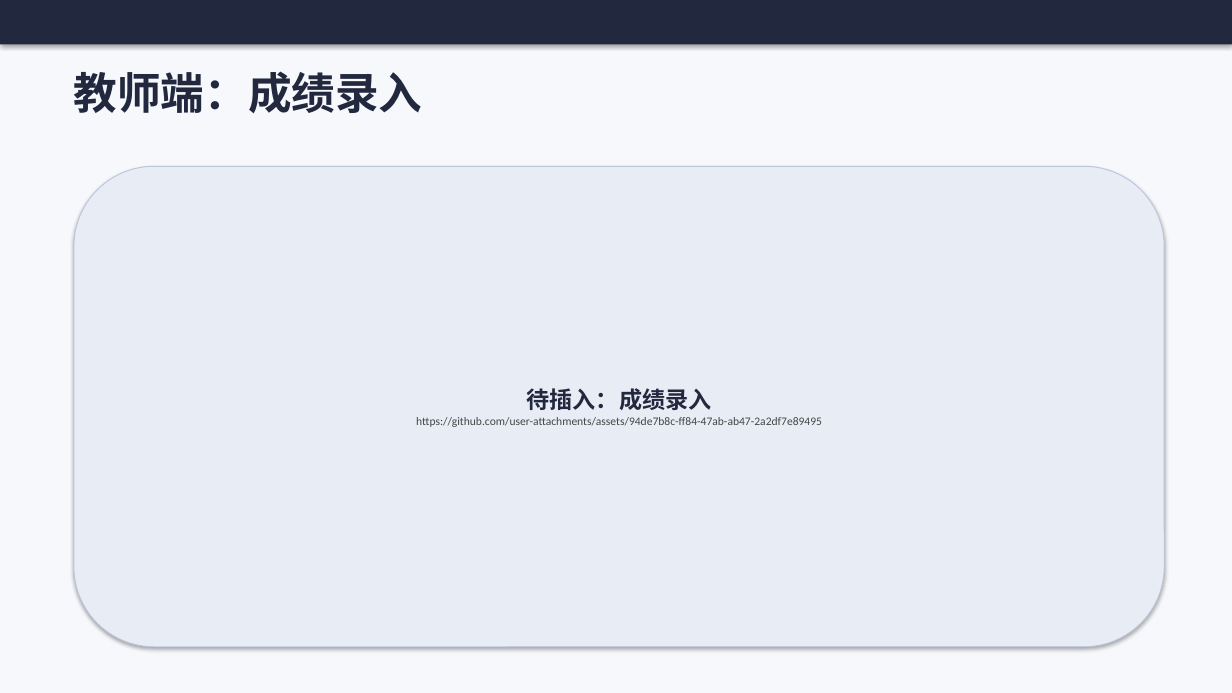
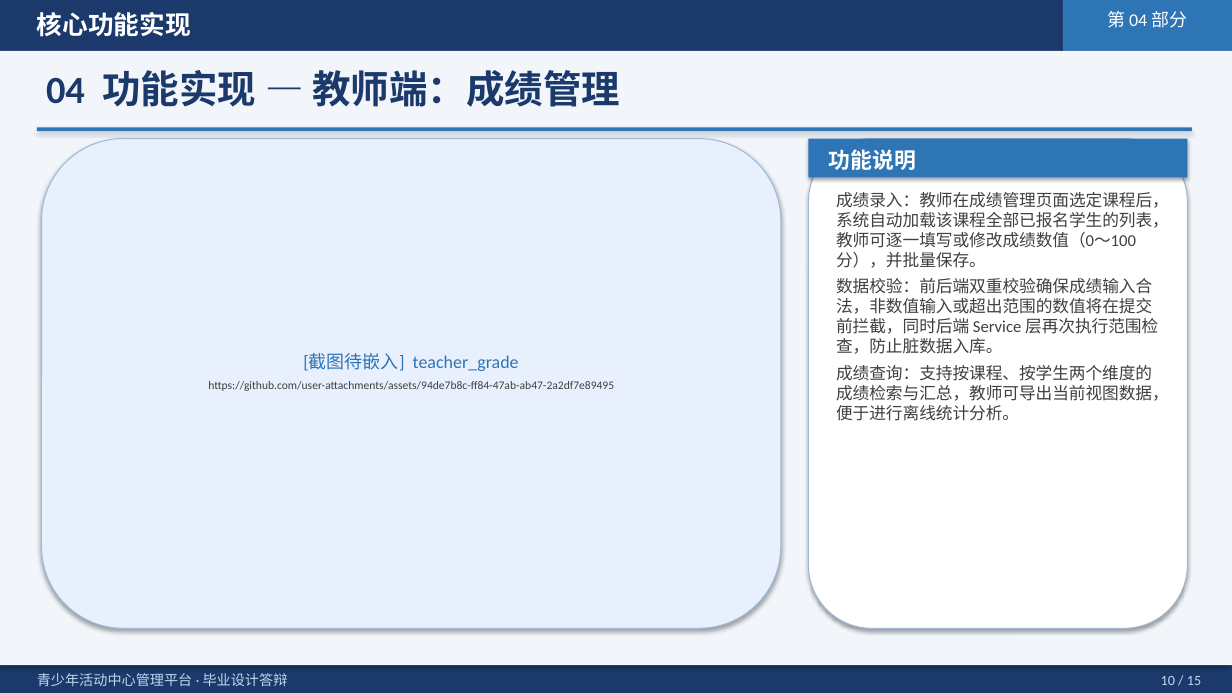
Before and after one commit to cxkqq/Student_Exam, a slide deck: slide 10 of defense_ppt.pptx. Drawn at 1232x693 pixels with LibreOffice and Linux fonts; fonts in the diff are those of the drawing. Boxes give left, top, right and bottom in pixels: in the first picture for what was removed or moved away, otherwise in the second. Text is boxed around its words. In the diff, an @@ line names an element or a change of style, - is before the commit and + after.

```diff
--- a/defense_ppt.pptx
+++ b/defense_ppt.pptx
@@ rectangle: place and size @@
-rectangle at [0, 0, 1232, 44]
+rectangle at [0, 0, 1232, 51]
@@ rectangle at [0, 0, 1232, 51]: fill #22293F to #1B3A6B @@
@@ text added at [37, 12, 191, 37], 20 pt, text #FFFFFF, bold @@
+核心功能实现
@@ rectangle added at [1063, 0, 1232, 51], fill #2E75B6 @@
@@ text added at [1107, 11, 1187, 28], 14 pt, text #FFFFFF @@
+第 04 部分
@@ rectangle: place and size @@
-rectangle at [0, 0, 1232, 693]
+rectangle at [0, 51, 1232, 665]
@@ rectangle at [0, 51, 1232, 665]: fill #F6F8FC to #F2F6FB @@
@@ text at [46, 70, 620, 107]: text changed; size 34 to 30 pt; text colour #22293F to #1B3A6B @@
-教师端：成绩录入
+04 功能实现 — 教师端：成绩管理
@@ rectangle added at [37, 128, 1192, 131], fill #2E75B6 @@
@@ rounded rectangle added at [42, 139, 781, 628], fill #E8F0FE, outline #9DB8D9 0.75 pt @@
@@ rounded rectangle added at [809, 139, 1188, 628], fill #FFFFFF, outline #9DB8D9 0.75 pt @@
@@ rectangle added at [809, 139, 1188, 177], fill #2E75B6 @@
@@ text added at [829, 149, 916, 170], 17 pt, text #FFFFFF, bold @@
+功能说明
@@ rounded rectangle removed at [74, 166, 1165, 647] @@
-待插入：成绩录入
-https://github.com/user-attachments/assets/94de7b8c-ff84-47ab-ab47-2a2df7e89495
@@ text added at [836, 192, 1169, 421], 13 pt, text #404040 @@
+成绩录入：教师在成绩管理页面选定课程后，系统自动加载该课程全部已报名学生的列表，教师可逐一填写或修改成绩数值（0～100 分），并批量保存。
+数据校验：前后端双重校验确保成绩输入合法，非数值输入或超出范围的数值将在提交前拦截，同时后端 Service 层再次执行范围检查，防止脏数据入库。
+成绩查询：支持按课程、按学生两个维度的成绩检索与汇总，教师可导出当前视图数据，便于进行离线统计分析。
@@ text added at [208, 354, 614, 391], 9 pt, text #404040 @@
+[截图待嵌入] teacher_grade
+https://github.com/user-attachments/assets/94de7b8c-ff84-47ab-ab47-2a2df7e89495
@@ rectangle added at [0, 665, 1232, 693], fill #1B3A6B @@
@@ text added at [37, 673, 288, 686], 11 pt, text #BDD7EE @@
+青少年活动中心管理平台 · 毕业设计答辩
@@ text added at [1161, 676, 1201, 685], 11 pt, text #BDD7EE @@
+10 / 15
```
Also in this commit, not shown: 6 other slides changed, 8 slides added, 8 slides removed.
